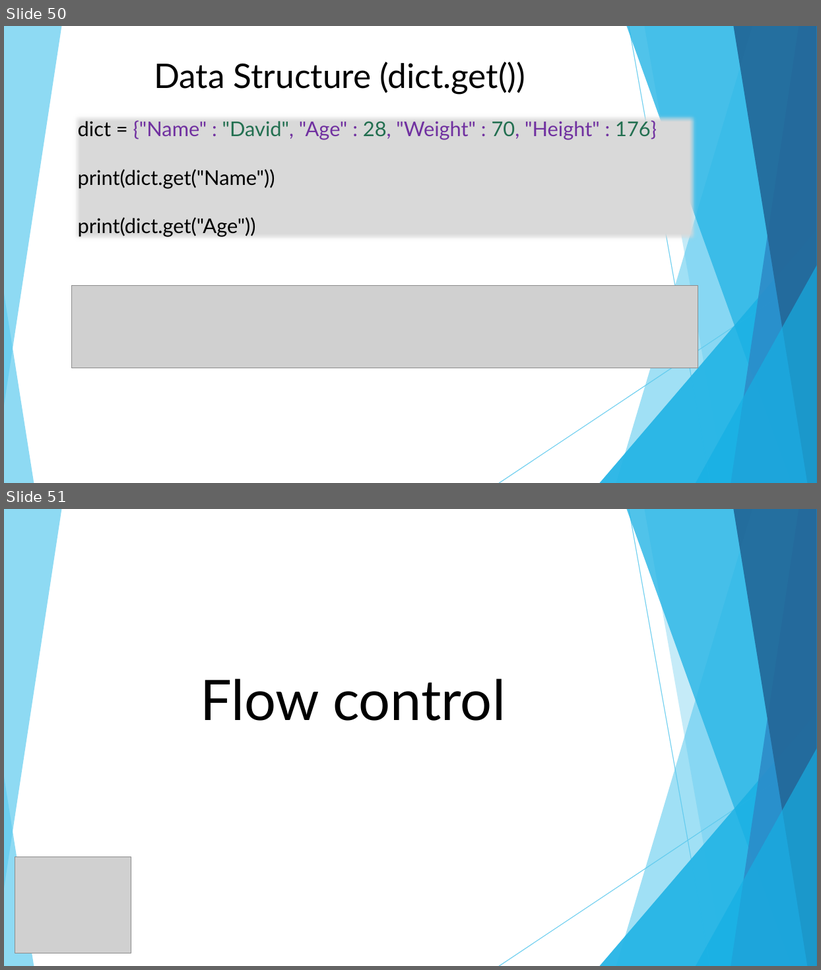
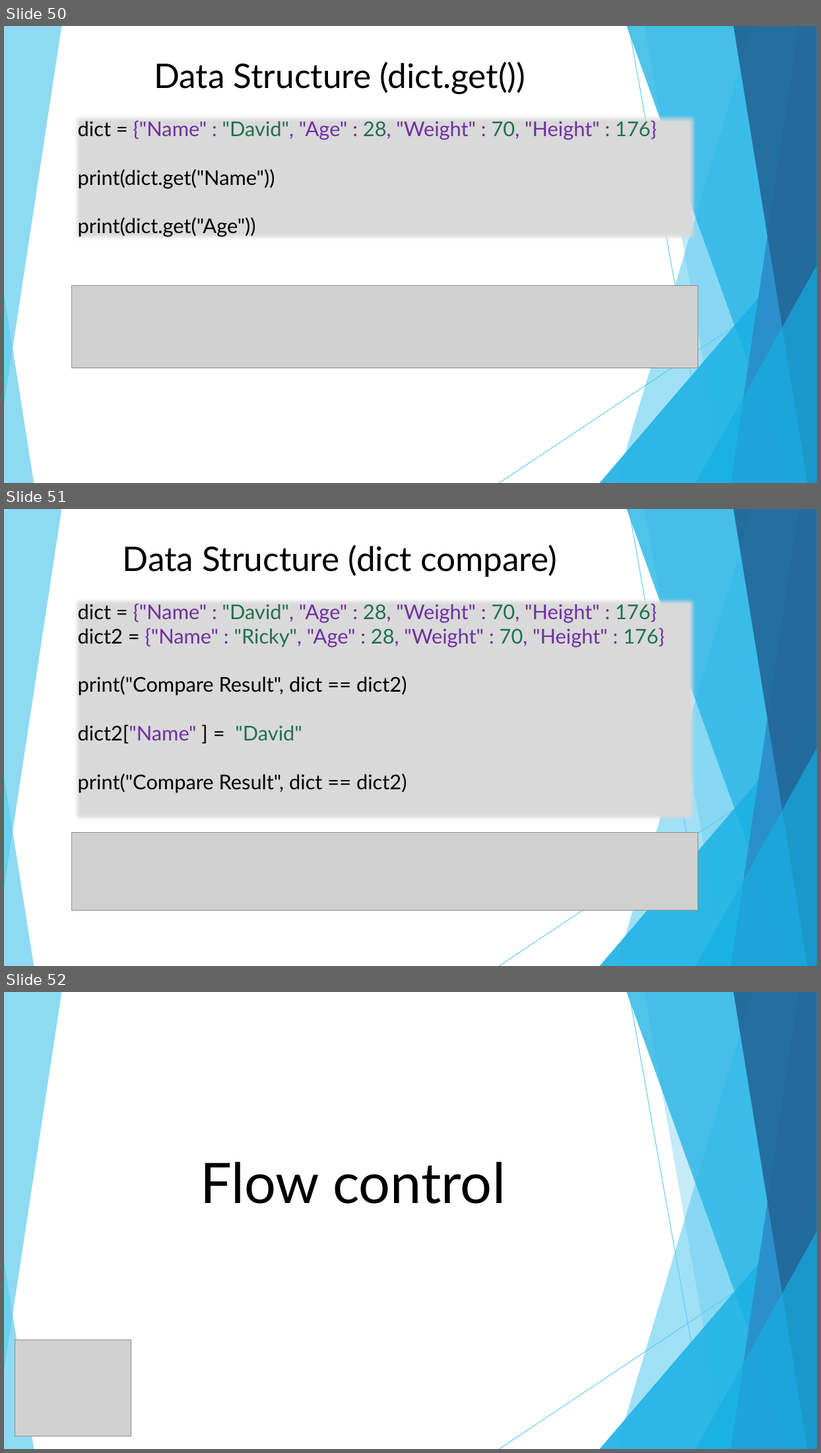
Before and after one commit to DavidChu0424/PythonIntroduction, a slide deck: Python Introduction.pptx. Shown one above the other, each under a label of ours: slides 50 and 51 before the commit, slides 50, 51 and 52 after it. The pictures are 821x970 and 821x1453 pixels, drawn with LibreOffice and Linux fonts; fonts in the diff are those of the drawing; grey boxes stand for pictures. Boxes give left, top, right and bottom in pixels: in the first picture for what was removed or moved away, otherwise in the second. Text is boxed around its words. In the diff, an @@ line names an element or a change of style, - is before the commit and + after.

```diff
--- a/Python Introduction.pptx
+++ b/Python Introduction.pptx
@@ slide 51 added at <box>4,509,817,966</box>, background #FFFFFF; not listed: 20 template elements that a slide beside it also shows @@
@@ text added at <box>123,545,557,577</box>, 40 pt, text #000000 @@
+  Data Structure (dict compare)
@@ text added at <box>78,603,665,793</box>, 24 pt, text #000000 @@
+dict = {"Name" : "David", "Age" : 28, "Weight" : 70, "Height" : 176}
+dict2 = {"Name" : "Ricky", "Age" : 28, "Weight" : 70, "Height" : 176}
+print("Compare Result", dict == dict2)
+dict2["Name" ] = "David"
+print("Compare Result", dict == dict2)
@@ picture added at <box>72,833,698,911</box> @@
@@ what was slide 51 is now slide 52 @@
```
Also in this commit, not shown: 1 slide changed.
